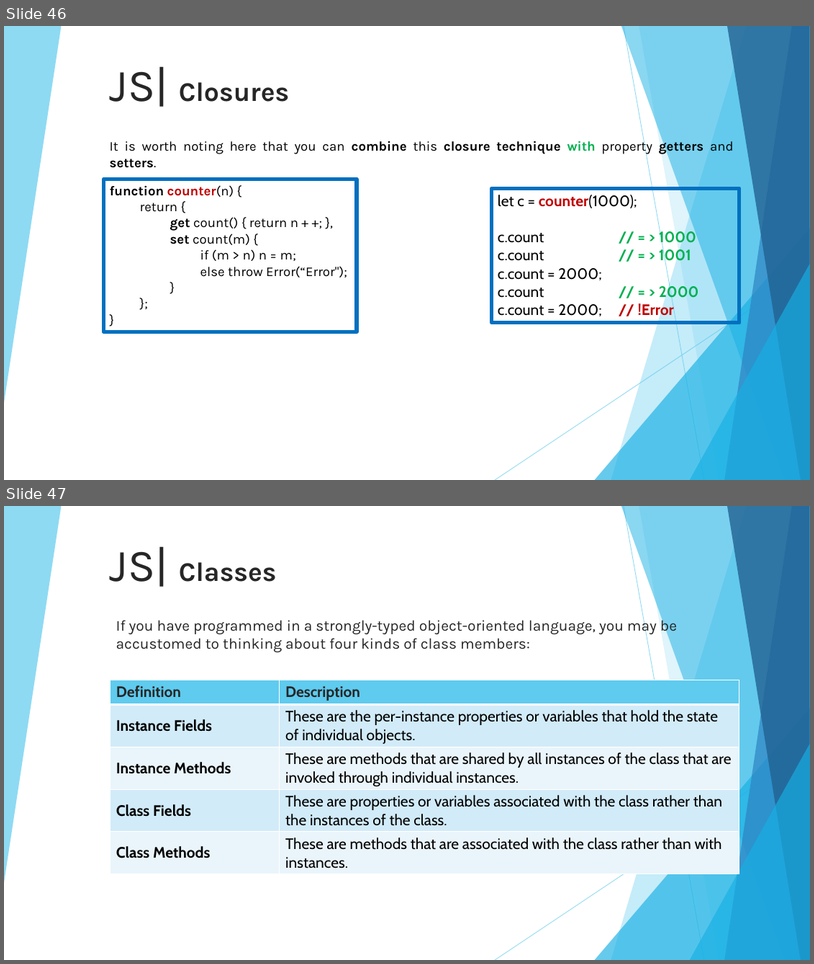
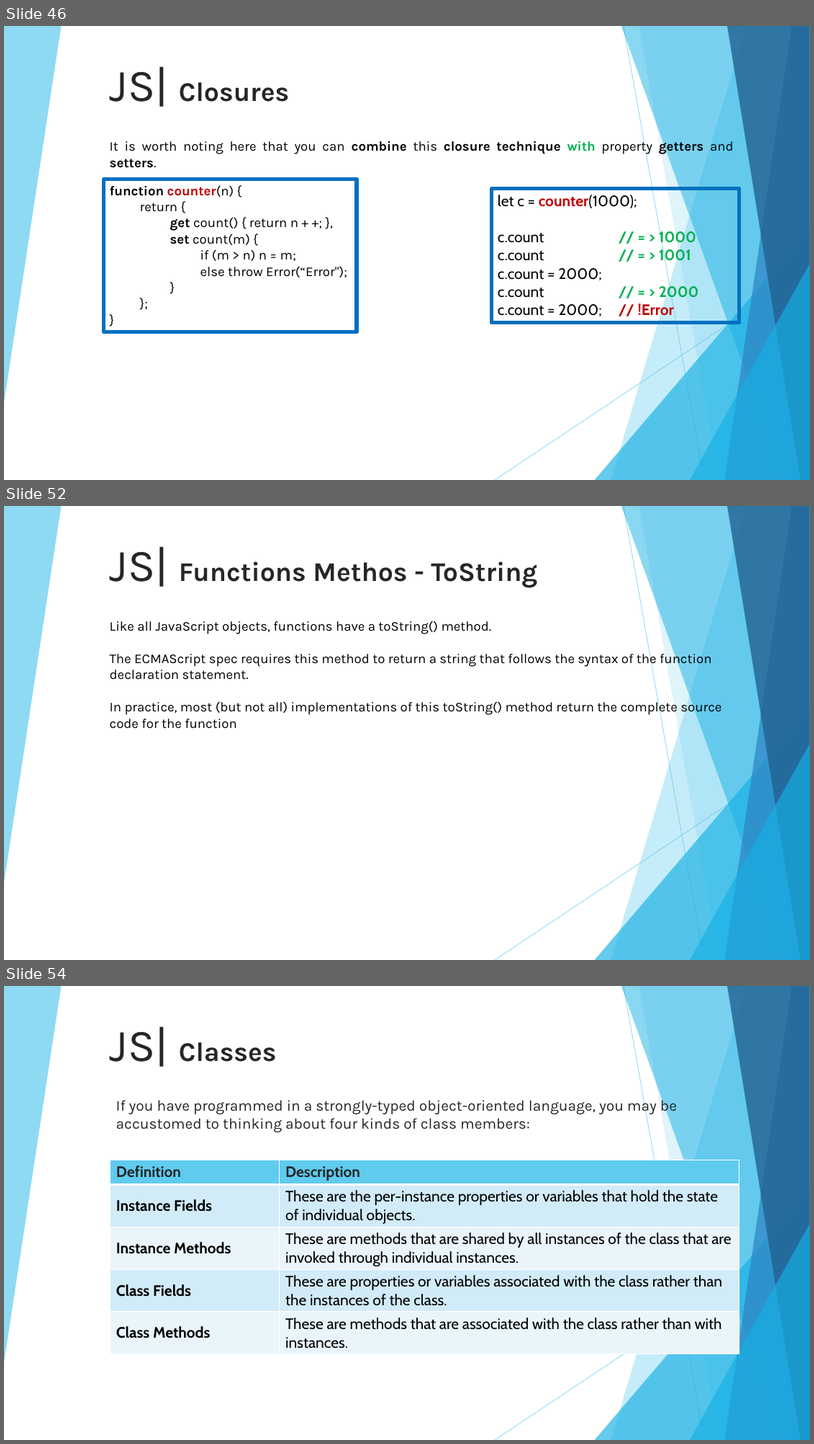
Before and after one commit to 01Primo/slides, a slide deck: 08_Javascript_Classes.pptx. Shown one above the other, each under a label of ours: slides 46 and 47 before the commit, slides 46, 52 and 54 after it; the slides between them are not shown. The pictures are 814x964 and 814x1444 pixels, drawn with LibreOffice and Linux fonts; fonts in the diff are those of the drawing. Boxes give left, top, right and bottom in pixels: in the first picture for what was removed or moved away, otherwise in the second. Text is boxed around its words. In the diff, an @@ line names an element or a change of style, - is before the commit and + after.

Commit message:
Missing only functions constructor

```diff
--- a/08_Javascript_Classes.pptx
+++ b/08_Javascript_Classes.pptx
@@ slide 52 added at (4, 506, 810, 960), background #FFFFFF; not listed: 10 template elements that a slide beside it also shows @@
@@ title added at (110, 546, 538, 588), 32 pt, text #262626, bold @@
+JS| Functions Methos - ToString
@@ text added at (110, 620, 722, 728), 16 pt, text #000000 @@
+Like all JavaScript objects, functions have a toString() method.
+The ECMAScript spec requires this method to return a string that follows the syntax of the function declaration statement.
+In practice, most (but not all) implementations of this toString() method return the complete source code for the function
@@ what was slide 47 is now slide 54 @@
```
Also in this commit, not shown: 6 other slides added.
